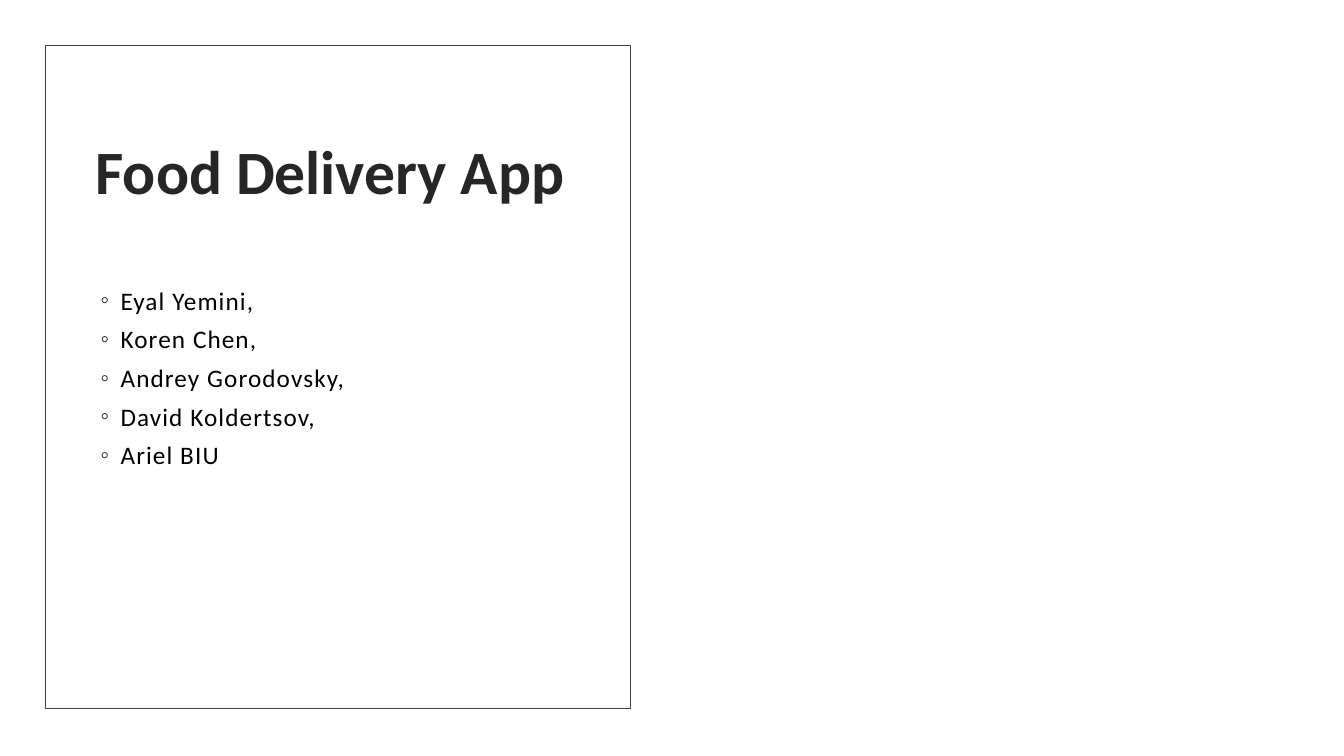
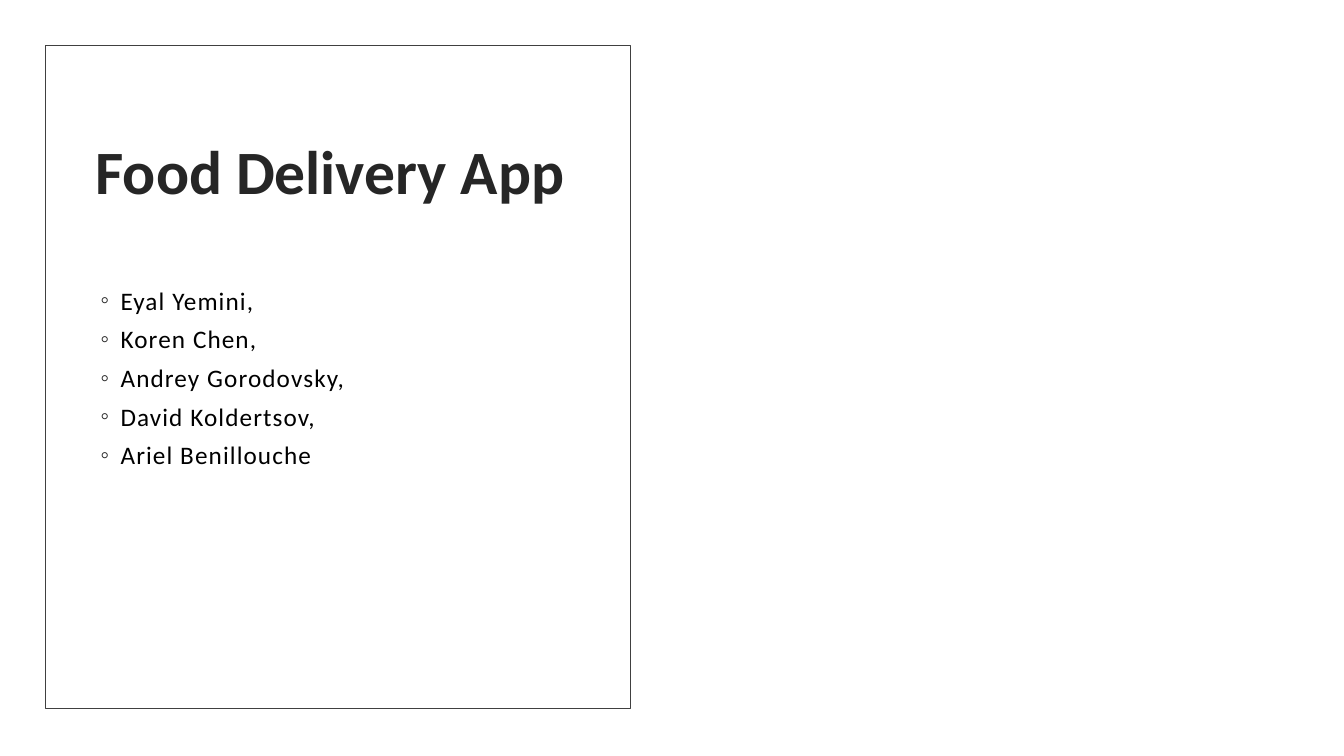
Before and after one commit to EyalYe/SWE-FinalProject, a slide deck: slide 1 of Presentation/presentation SWE.pptx. Drawn at 1344x756 pixels with LibreOffice and Linux fonts; fonts in the diff are those of the drawing; background and template pictures are left out. Boxes give left, top, right and bottom in pixels: in the first picture for what was removed or moved away, otherwise in the second. Text is boxed around its words. In the diff, an @@ line names an element or a change of style, - is before the commit and + after.

```diff
--- a/Presentation/presentation SWE.pptx
+++ b/Presentation/presentation SWE.pptx
@@ subtitle at [121,446,311,464]: text changed @@
-◦ Ariel BIU
+◦ Ariel Benillouche
```
Also in this commit, not shown: 1 slide added, 1 slide removed, 1 other file.
